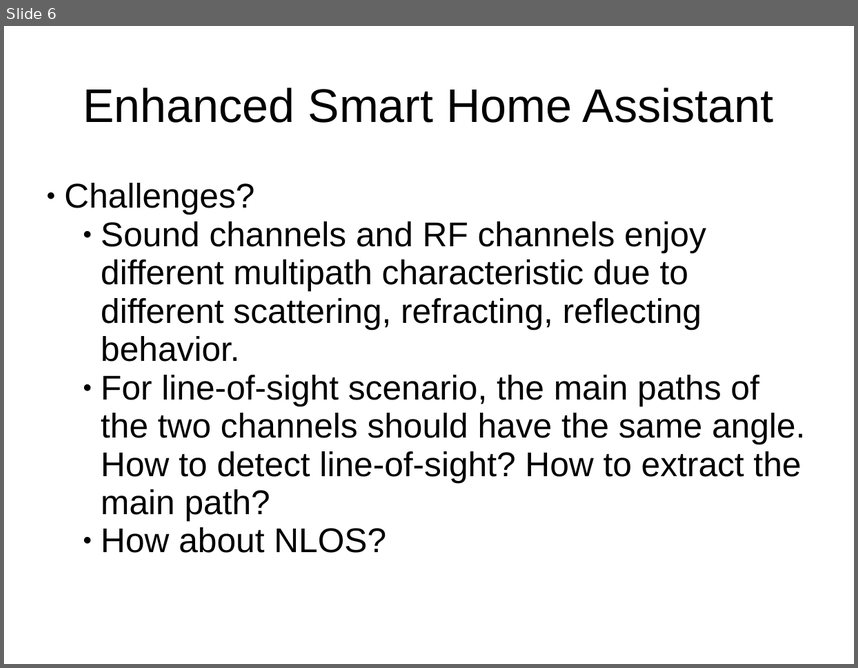
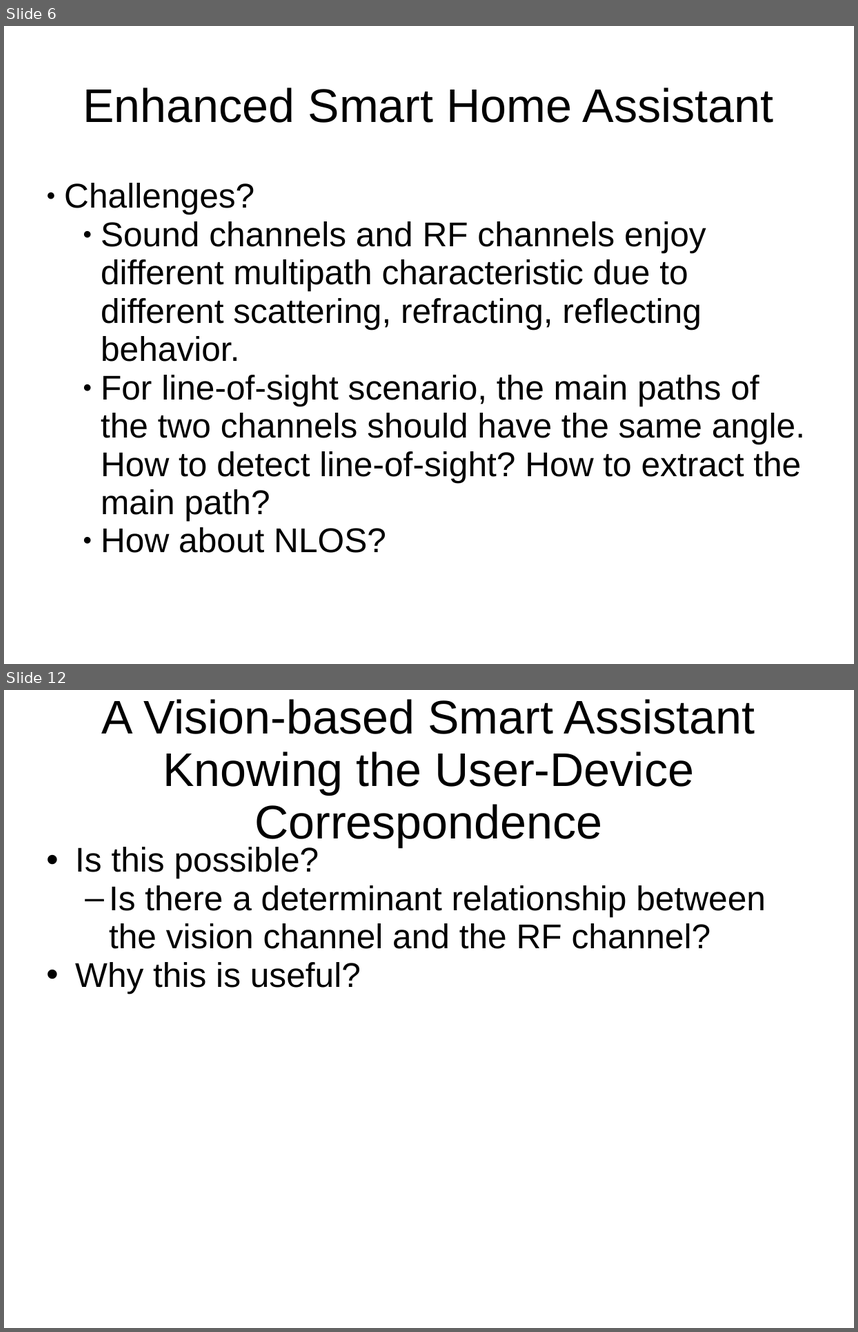
Before and after one commit to HSID/Ubuntu-Desktop, a slide deck: Enhanced-Smart-Home-Assistant.ppt. Shown one above the other, each under a label of ours: slide 6 before the commit, slides 6 and 12 after it; the slides between them are not shown. The pictures are 858x668 and 858x1332 pixels, drawn with LibreOffice and Linux fonts; fonts in the diff are those of the drawing. Boxes give left, top, right and bottom in pixels: in the first picture for what was removed or moved away, otherwise in the second. Text is boxed around its words. In the diff, an @@ line names an element or a change of style, - is before the commit and + after.

```diff
--- a/Enhanced-Smart-Home-Assistant.ppt
+++ b/Enhanced-Smart-Home-Assistant.ppt
@@ slide 12 added at [4, 690, 854, 1328], background #FFFFFF @@
@@ title added at [101, 699, 755, 847], 44 pt, text #000000 @@
+A Vision-based Smart Assistant Knowing the User-Device Correspondence
@@ subtitle added at [75, 847, 766, 993], 32 pt, text #000000 @@
+• Is this possible?
+  – Is there a determinant relationship between the vision channel and the RF channel?
+• Why this is useful?
```
Also in this commit, not shown: 5 other slides added, 4 other files.
